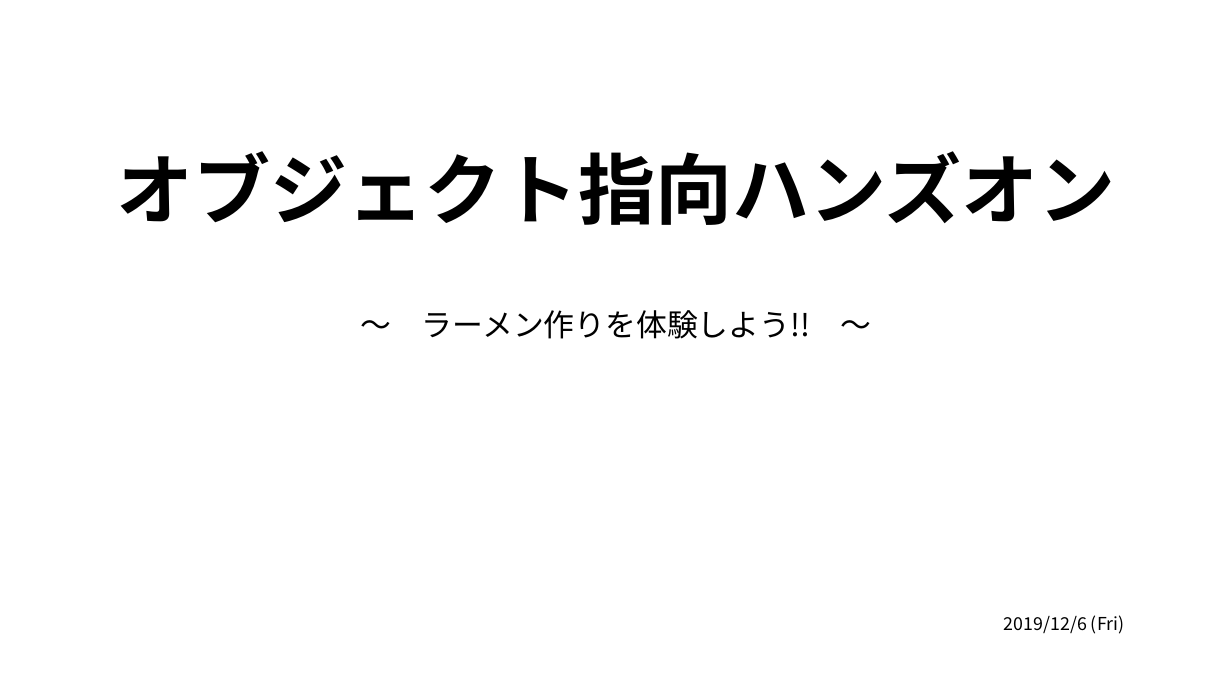
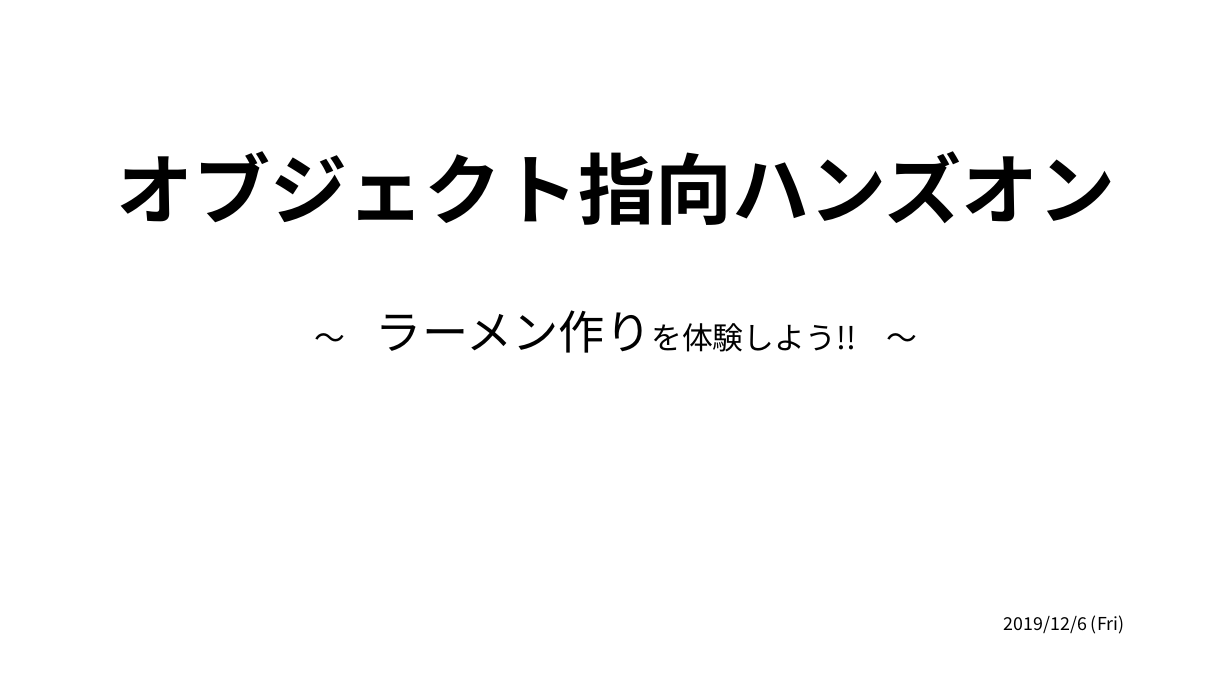
Before and after one commit to harima-molgroup/test, a slide deck: slide 1 of Education/Ramen/docs/オブジェクト指向ハンズオン.pptx. Drawn at 1232x693 pixels with LibreOffice and Linux fonts; fonts in the diff are those of the drawing. Boxes give left, top, right and bottom in pixels: in the first picture for what was removed or moved away, otherwise in the second. Text is boxed around its words. In the diff, an @@ line names an element or a change of style, - is before the commit and + after.

Commit message:
ドキュメント更新

```diff
--- a/Education/Ramen/docs/オブジェクト指向ハンズオン.pptx
+++ b/Education/Ramen/docs/オブジェクト指向ハンズオン.pptx
@@ subtitle "～ ラーメン作りを体験しよう!! ～" at [376, 310, 856, 353]: size 24 to 36 pt in "ラーメン作りを体験しよう!!" @@
```
Also in this commit, not shown: 2 other slides changed, 5 slides added, 2 other files.
